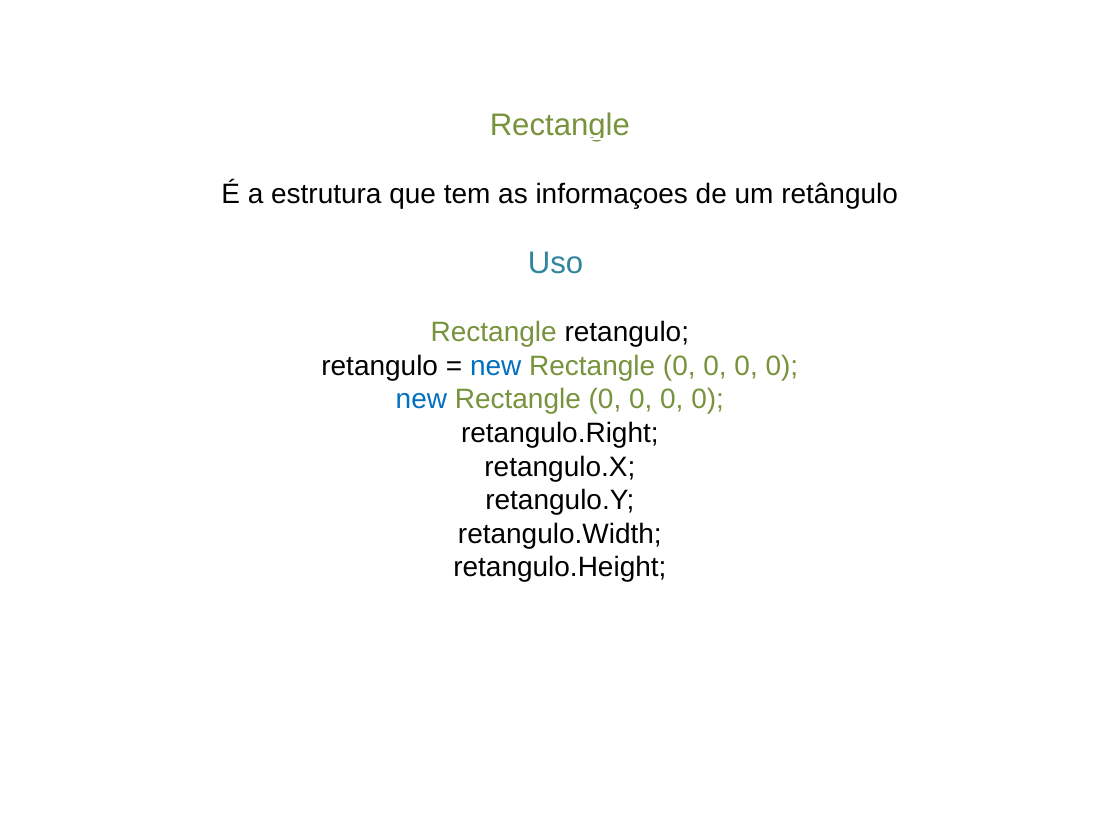
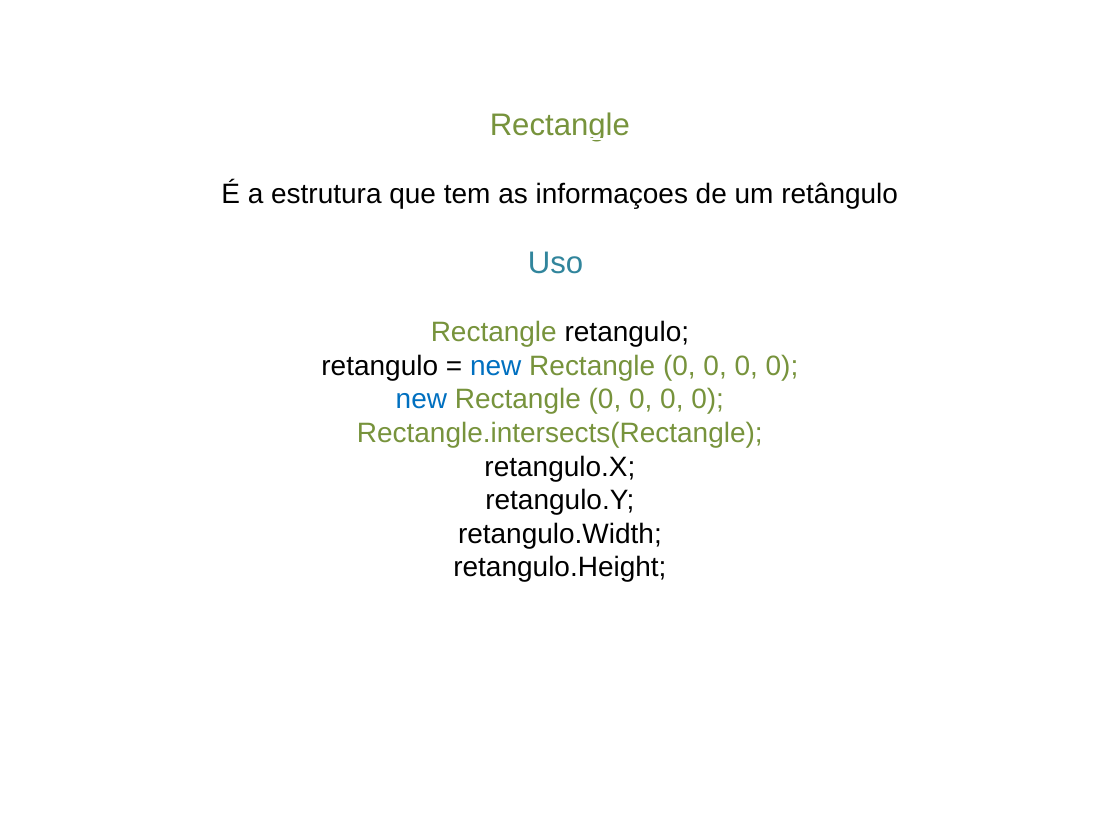
Before and after one commit to GustavoTravnik/MiniCursoIFSudeste, a slide deck: slide 8 of Sequência de Ensino/Itens Necessários/Slide.pptx (slide 4 before the commit). Drawn at 1120x840 pixels with LibreOffice and Linux fonts; fonts in the diff are those of the drawing. Boxes give left, top, right and bottom in pixels: in the first picture for what was removed or moved away, otherwise in the second. Text is boxed around its words. In the diff, an @@ line names an element or a change of style, - is before the commit and + after.

```diff
--- a/Sequência de Ensino/Itens Necessários/Slide.pptx
+++ b/Sequência de Ensino/Itens Necessários/Slide.pptx
@@ text at <box>357,421,763,447</box>: text changed; text colour #000000 to #77933C @@
-retangulo.Right;
+Rectangle.intersects(Rectangle);
```
Also in this commit, not shown: 3 other slides changed, 9 slides added, 8 other files.
